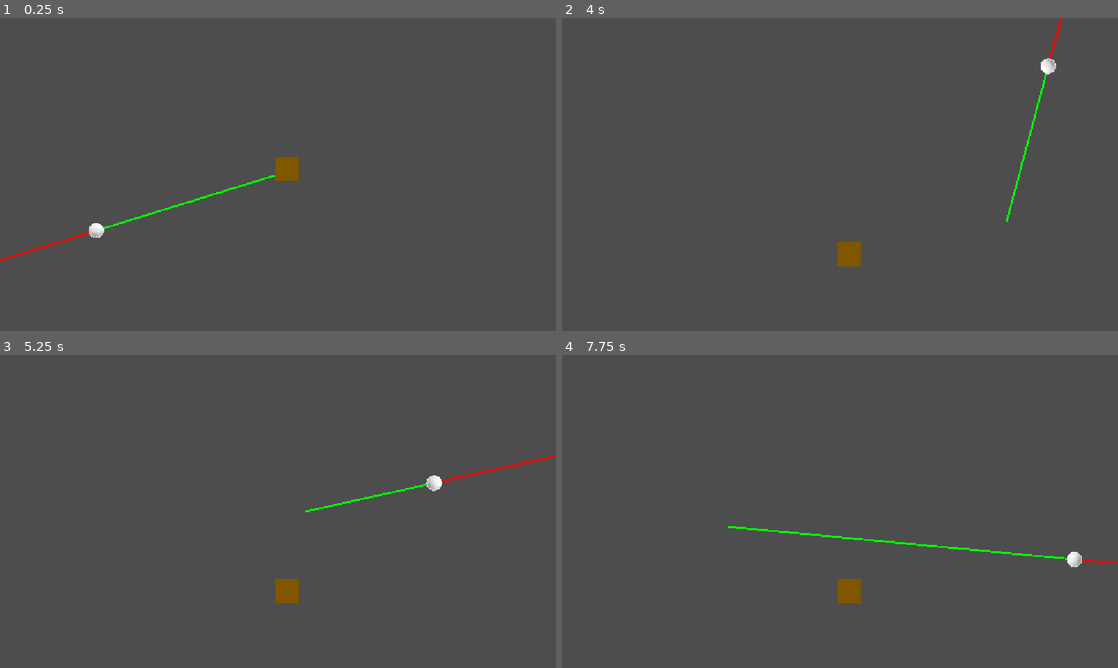
Above: before the commit, frames 1-4 (two rows, left to right).
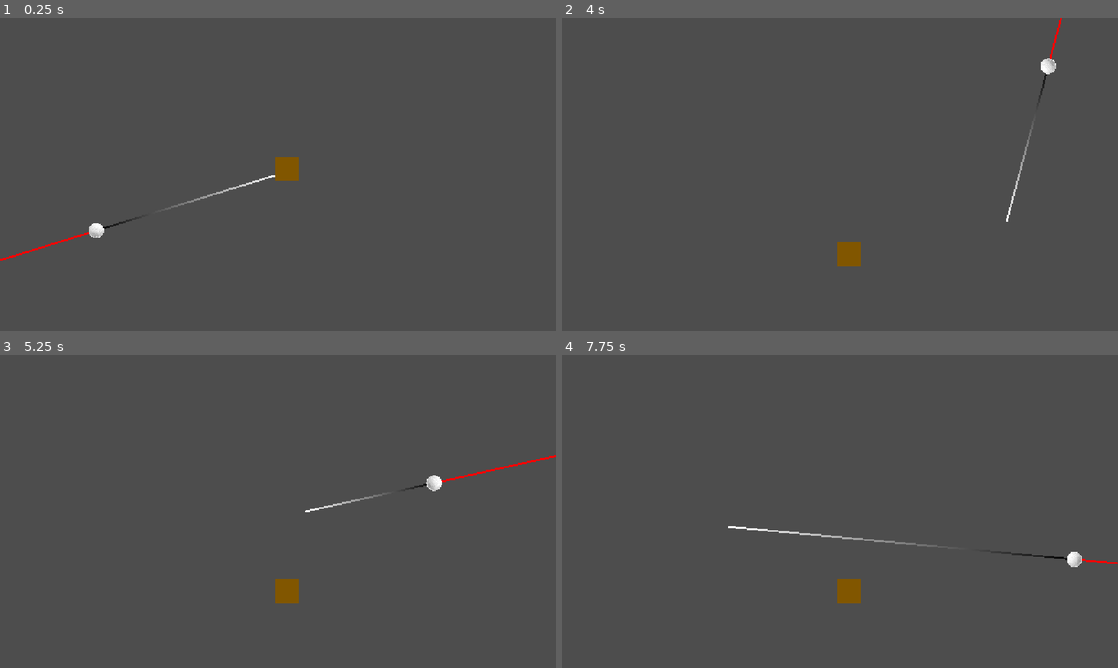
Above: after the commit, the same moments.

Repository: EshanDoes/haven-golf
Game: Godot game, scene res://scenes/levels/test.tscn
Two runs of this game, one before a commit and one after it. Both use one fixed random seed, a clock stepped at 60 frames per second and the inputs below. The project has no main scene, so this scene is started directly.
Inputs (mouse positions are in pixels of both pictures, inside the frame that each line leads up to):
- Up to frame 1 (0.25 s): no input
- Up to frame 2 (4 s): tap Enter at 0.5, 2.75 s; move the mouse to (962, 158) at 0.52 s; press the mouse at (962, 158) at 0.53 s; hold Right 0.53-1.28 s; move the mouse to (728, 190) at 1.27 s; release the mouse at (728, 190) at 1.28 s; hold Down 1.28-2.03 s; tap Alt at 1.35, 3.6 s; tap Space at 2, 3.5 s; move the mouse to (895, 105) at 2.02 s; hold Right 2.03-2.78 s; tap Shift at 2.1 s; move the mouse to (812, 237) at 2.77 s; hold Up 2.78-3.53 s; click (812, 237) at 2.85 s; move the mouse to (1006, 221) at 3.52 s; hold Left from 3.53 s (still down)
- Up to frame 3 (5.25 s): move the mouse to (111, 464) at 4.27 s; tap Shift at 4.35 s; move the mouse to (305, 511) at 5.02 s; release Left at 5.03 s; press the mouse at (305, 511) at 5.03 s; hold Down from 5.03 s (still down)
- Up to frame 4 (7.75 s): move the mouse to (756, 433) at 5.77 s; release Down at 5.78 s; release the mouse at (756, 433) at 5.78 s; hold Right 5.78-6.53 s; tap Alt at 5.85 s; move the mouse to (962, 495) at 6.52 s; hold Up 6.53-7.28 s; tap Shift at 6.6 s; move the mouse to (728, 527) at 7.27 s; hold Right from 7.28 s (still down); click (728, 527) at 7.35 s

The runs differ from the first frame. In frame 1, 0.2% of the frame differs, in the area x 18-50%, y 50-68%; in frame 2, 0.2%; in frame 3, 0.1%; in frame 4, 0.4%, in the area x 29-91%, y 54-66%.

Commit message:
Added grass tileset

Diff:
--- a/scenes/player_objects/ball.tscn
+++ b/scenes/player_objects/ball.tscn
@@ -5,6 +5,10 @@
 
 [sub_resource type="PhysicsMaterial" id="PhysicsMaterial_4kxuq"]
 bounce = 0.5
+
+[sub_resource type="Gradient" id="Gradient_y1aif"]
+offsets = PackedFloat32Array(0, 0.5, 0.501, 1)
+colors = PackedColorArray(0, 0, 0, 1, 0, 0, 0, 1, 1, 1, 1, 1, 1, 1, 1, 1)
 
 [sub_resource type="CircleShape2D" id="CircleShape2D_4kxuq"]
 radius = 32.0
@@ -25,6 +29,8 @@
 points = PackedVector2Array(0, 0, 155, 106)
 width = 8.0
 default_color = Color(0, 1, 0, 1)
+gradient = SubResource("Gradient_y1aif")
+texture_mode = 1
 end_cap_mode = 2
 sharp_limit = 0.0
 
--- /dev/null
+++ b/tilemaps/tiles.tres
@@ -0,0 +1,169 @@
+[gd_resource type="TileSet" format=3 uid="uid://bwub0e4f8xv7l"]
+
+[ext_resource type="Texture2D" uid="uid://qoc1oxrwiup6" path="res://sprites/grass.png" id="1_3e2gs"]
+
+[sub_resource type="TileSetAtlasSource" id="TileSetAtlasSource_oes8h"]
+texture = ExtResource("1_3e2gs")
+texture_region_size = Vector2i(32, 32)
+0:0/0 = 0
+0:0/0/terrain_set = 0
+0:0/0/terrain = 0
+0:0/0/physics_layer_0/polygon_0/points = PackedVector2Array(-16, -16, 16, -16, 16, 16, -16, 16)
+0:0/0/terrains_peering_bit/right_side = 0
+0:0/0/terrains_peering_bit/bottom_right_corner = 0
+0:0/0/terrains_peering_bit/bottom_side = 0
+1:0/0 = 0
+1:0/0/terrain_set = 0
+1:0/0/terrain = 0
+1:0/0/physics_layer_0/polygon_0/points = PackedVector2Array(-16, -16, 16, -16, 16, 16, -16, 16)
+1:0/0/terrains_peering_bit/right_side = 0
+1:0/0/terrains_peering_bit/bottom_right_corner = 0
+1:0/0/terrains_peering_bit/bottom_side = 0
+1:0/0/terrains_peering_bit/bottom_left_corner = 0
+1:0/0/terrains_peering_bit/left_side = 0
+2:0/0 = 0
+2:0/0/terrain_set = 0
+2:0/0/terrain = 0
+2:0/0/physics_layer_0/polygon_0/points = PackedVector2Array(-16, -16, 16, -16, 16, 16, -16, 16)
+2:0/0/terrains_peering_bit/bottom_side = 0
+2:0/0/terrains_peering_bit/bottom_left_corner = 0
+2:0/0/terrains_peering_bit/left_side = 0
+3:0/0 = 0
+3:0/0/terrain_set = 0
+3:0/0/terrain = 0
+3:0/0/physics_layer_0/polygon_0/points = PackedVector2Array(-16, -16, 16, -16, 16, 16, -16, 16)
+3:0/0/terrains_peering_bit/bottom_side = 0
+4:0/0 = 0
+4:0/0/terrain_set = 0
+4:0/0/terrain = 0
+4:0/0/physics_layer_0/polygon_0/points = PackedVector2Array(-16, -16, 16, -16, 16, 16, -16, 16)
+4:0/0/terrains_peering_bit/right_side = 0
+4:0/0/terrains_peering_bit/bottom_right_corner = 0
+4:0/0/terrains_peering_bit/bottom_side = 0
+4:0/0/terrains_peering_bit/bottom_left_corner = 0
+4:0/0/terrains_peering_bit/left_side = 0
+4:0/0/terrains_peering_bit/top_left_corner = 0
+4:0/0/terrains_peering_bit/top_side = 0
+0:1/0 = 0
+0:1/0/terrain_set = 0
+0:1/0/terrain = 0
+0:1/0/physics_layer_0/polygon_0/points = PackedVector2Array(-16, -16, 16, -16, 16, 16, -16, 16)
+0:1/0/terrains_peering_bit/right_side = 0
+0:1/0/terrains_peering_bit/bottom_right_corner = 0
+0:1/0/terrains_peering_bit/bottom_side = 0
+0:1/0/terrains_peering_bit/top_side = 0
+0:1/0/terrains_peering_bit/top_right_corner = 0
+1:1/0 = 0
+1:1/0/terrain_set = 0
+1:1/0/terrain = 0
+1:1/0/physics_layer_0/polygon_0/points = PackedVector2Array(-16, -16, 16, -16, 16, 16, -16, 16)
+1:1/0/terrains_peering_bit/right_side = 0
+1:1/0/terrains_peering_bit/bottom_right_corner = 0
+1:1/0/terrains_peering_bit/bottom_side = 0
+1:1/0/terrains_peering_bit/bottom_left_corner = 0
+1:1/0/terrains_peering_bit/left_side = 0
+1:1/0/terrains_peering_bit/top_left_corner = 0
+1:1/0/terrains_peering_bit/top_side = 0
+1:1/0/terrains_peering_bit/top_right_corner = 0
+2:1/0 = 0
+2:1/0/terrain_set = 0
+2:1/0/terrain = 0
+2:1/0/physics_layer_0/polygon_0/points = PackedVector2Array(-16, -16, 16, -16, 16, 16, -16, 16)
+2:1/0/terrains_peering_bit/bottom_side = 0
+2:1/0/terrains_peering_bit/bottom_left_corner = 0
+2:1/0/terrains_peering_bit/left_side = 0
+2:1/0/terrains_peering_bit/top_left_corner = 0
+2:1/0/terrains_peering_bit/top_side = 0
+3:1/0 = 0
+3:1/0/terrain_set = 0
+3:1/0/terrain = 0
+3:1/0/physics_layer_0/polygon_0/points = PackedVector2Array(-16, -16, 16, -16, 16, 16, -16, 16)
+3:1/0/terrains_peering_bit/bottom_side = 0
+3:1/0/terrains_peering_bit/top_side = 0
+4:1/0 = 0
+4:1/0/terrain_set = 0
+4:1/0/terrain = 0
+4:1/0/physics_layer_0/polygon_0/points = PackedVector2Array(-16, -16, 16, -16, 16, 16, -16, 16)
+4:1/0/terrains_peering_bit/right_side = 0
+4:1/0/terrains_peering_bit/bottom_right_corner = 0
+4:1/0/terrains_peering_bit/bottom_side = 0
+4:1/0/terrains_peering_bit/bottom_left_corner = 0
+4:1/0/terrains_peering_bit/left_side = 0
+4:1/0/terrains_peering_bit/top_side = 0
+4:1/0/terrains_peering_bit/top_right_corner = 0
+0:2/0 = 0
+0:2/0/terrain_set = 0
+0:2/0/terrain = 0
+0:2/0/physics_layer_0/polygon_0/points = PackedVector2Array(-16, -16, 16, -16, 16, 16, -16, 16)
+0:2/0/terrains_peering_bit/right_side = 0
+0:2/0/terrains_peering_bit/top_side = 0
+0:2/0/terrains_peering_bit/top_right_corner = 0
+1:2/0 = 0
+1:2/0/terrain_set = 0
+1:2/0/terrain = 0
+1:2/0/physics_layer_0/polygon_0/points = PackedVector2Array(-16, -16, 16, -16, 16, 16, -16, 16)
+1:2/0/terrains_peering_bit/right_side = 0
+1:2/0/terrains_peering_bit/left_side = 0
+1:2/0/terrains_peering_bit/top_left_corner = 0
+1:2/0/terrains_peering_bit/top_side = 0
+1:2/0/terrains_peering_bit/top_right_corner = 0
+2:2/0 = 0
+2:2/0/terrain_set = 0
+2:2/0/terrain = 0
+2:2/0/physics_layer_0/polygon_0/points = PackedVector2Array(-16, -16, 16, -16, 16, 16, -16, 16)
+2:2/0/terrains_peering_bit/left_side = 0
+2:2/0/terrains_peering_bit/top_left_corner = 0
+2:2/0/terrains_peering_bit/top_side = 0
+3:2/0 = 0
+3:2/0/terrain_set = 0
+3:2/0/terrain = 0
+3:2/0/physics_layer_0/polygon_0/points = PackedVector2Array(-16, -16, 16, -16, 16, 16, -16, 16)
+3:2/0/terrains_peering_bit/top_side = 0
+4:2/0 = 0
+4:2/0/terrain_set = 0
+4:2/0/terrain = 0
+4:2/0/physics_layer_0/polygon_0/points = PackedVector2Array(-16, -16, 16, -16, 16, 16, -16, 16)
+4:2/0/terrains_peering_bit/right_side = 0
+4:2/0/terrains_peering_bit/bottom_right_corner = 0
+4:2/0/terrains_peering_bit/bottom_side = 0
+4:2/0/terrains_peering_bit/left_side = 0
+4:2/0/terrains_peering_bit/top_left_corner = 0
+4:2/0/terrains_peering_bit/top_side = 0
+4:2/0/terrains_peering_bit/top_right_corner = 0
+0:3/0 = 0
+0:3/0/terrain_set = 0
+0:3/0/terrain = 0
+0:3/0/physics_layer_0/polygon_0/points = PackedVector2Array(-16, -16, 16, -16, 16, 16, -16, 16)
+0:3/0/terrains_peering_bit/right_side = 0
+1:3/0 = 0
+1:3/0/terrain_set = 0
+1:3/0/terrain = 0
+1:3/0/physics_layer_0/polygon_0/points = PackedVector2Array(-16, -16, 16, -16, 16, 16, -16, 16)
+1:3/0/terrains_peering_bit/right_side = 0
+1:3/0/terrains_peering_bit/left_side = 0
+2:3/0 = 0
+2:3/0/terrain_set = 0
+2:3/0/terrain = 0
+2:3/0/physics_layer_0/polygon_0/points = PackedVector2Array(-16, -16, 16, -16, 16, 16, -16, 16)
+2:3/0/terrains_peering_bit/left_side = 0
+3:3/0 = 0
+3:3/0/physics_layer_0/polygon_0/points = PackedVector2Array(-16, -16, 16, -16, 16, 16, -16, 16)
+4:3/0 = 0
+4:3/0/terrain_set = 0
+4:3/0/terrain = 0
+4:3/0/physics_layer_0/polygon_0/points = PackedVector2Array(-16, -16, 16, -16, 16, 16, -16, 16)
+4:3/0/terrains_peering_bit/right_side = 0
+4:3/0/terrains_peering_bit/bottom_side = 0
+4:3/0/terrains_peering_bit/bottom_left_corner = 0
+4:3/0/terrains_peering_bit/left_side = 0
+4:3/0/terrains_peering_bit/top_left_corner = 0
+4:3/0/terrains_peering_bit/top_side = 0
+4:3/0/terrains_peering_bit/top_right_corner = 0
+
+[resource]
+tile_size = Vector2i(32, 32)
+physics_layer_0/collision_layer = 1
+terrain_set_0/mode = 0
+terrain_set_0/terrain_0/name = "Grass"
+terrain_set_0/terrain_0/color = Color(0.5, 0.34375, 0.25, 1)
+sources/0 = SubResource("TileSetAtlasSource_oes8h")
Binary file added: sprites/grass.png
Not shown, added: sprites/grass.png.import
